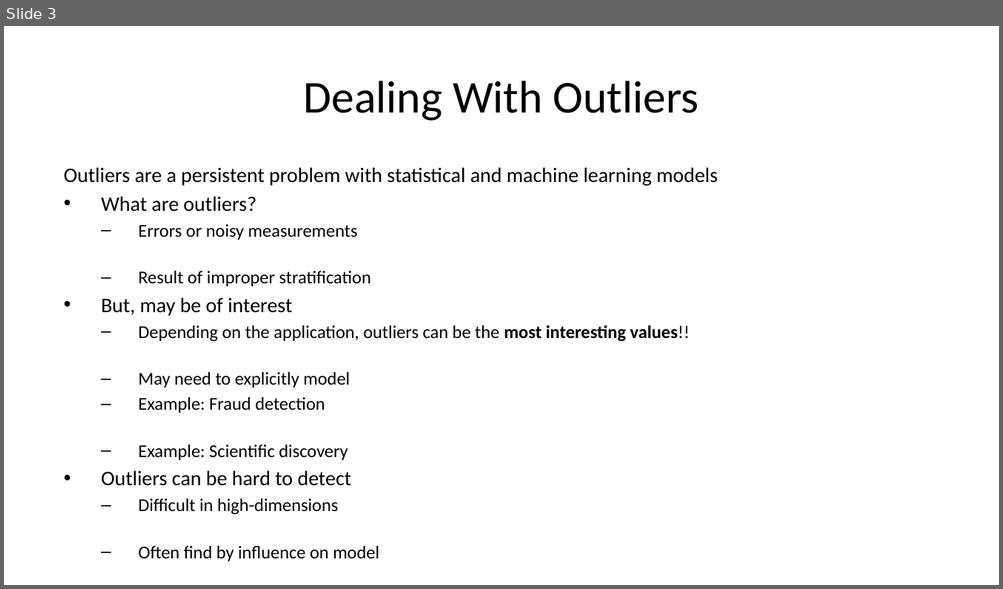
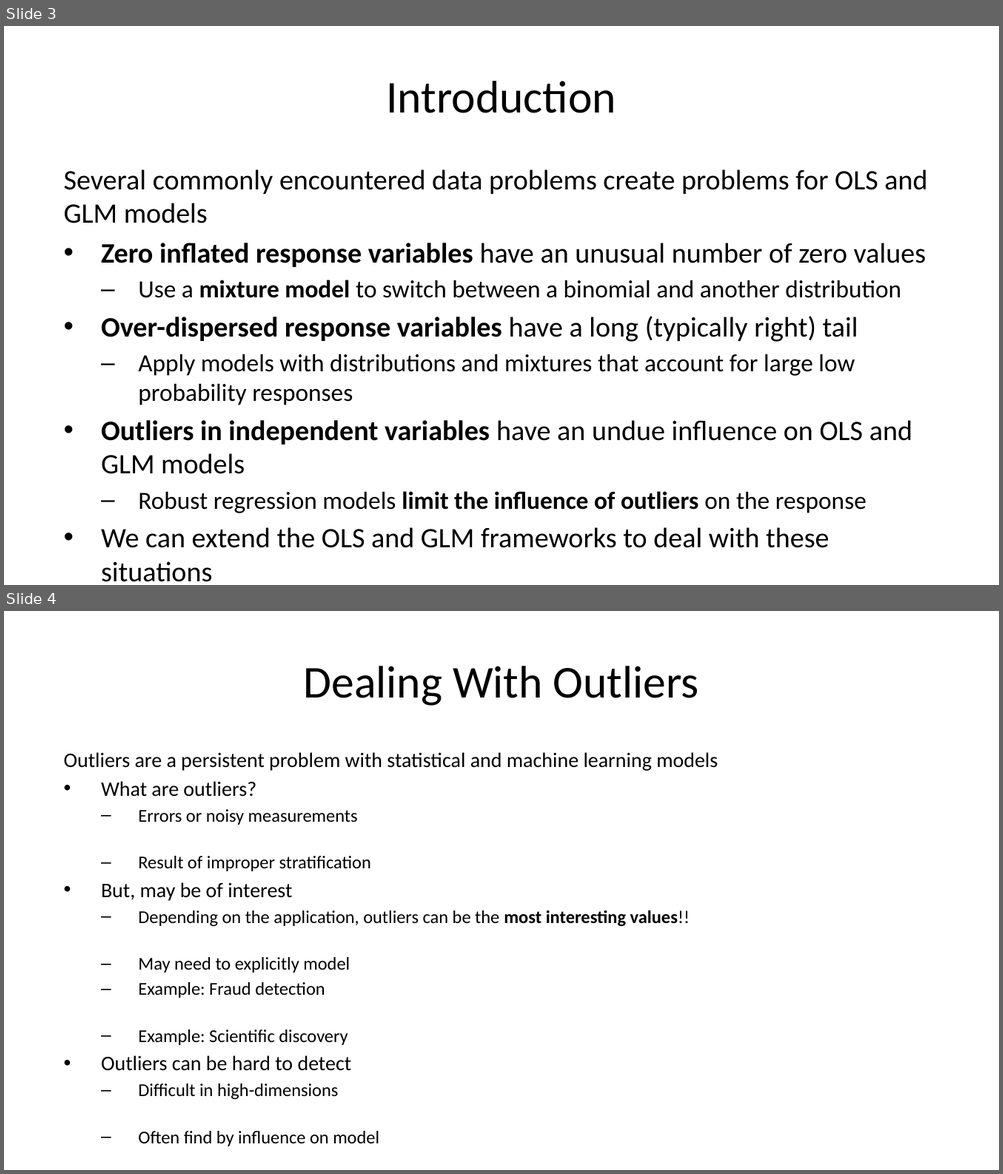
Before and after one commit to StephenElston/CSCI-E-83, a slide deck: LectureSlides/10b_ModelsFor OutliersAndOverdispersion.pptx. Shown one above the other, each under a label of ours: slide 3 before the commit, slides 3 and 4 after it. The pictures are 1003x589 and 1003x1174 pixels, drawn with LibreOffice and Linux fonts; fonts in the diff are those of the drawing. Boxes give left, top, right and bottom in pixels: in the first picture for what was removed or moved away, otherwise in the second. Text is boxed around its words. In the diff, an @@ line names an element or a change of style, - is before the commit and + after.

Commit message:
Added introduction slide

```diff
--- a/LectureSlides/10b_ModelsFor OutliersAndOverdispersion.pptx
+++ b/LectureSlides/10b_ModelsFor OutliersAndOverdispersion.pptx
@@ slide 3 added at (4, 26, 999, 585), background #FFFFFF @@
@@ title added at (387, 81, 616, 113), 33 pt, text #000000 @@
+Introduction
@@ text added at (64, 170, 927, 582), 20.4 pt, text #000000 @@
+Several commonly encountered data problems create problems for OLS and GLM models
+• Zero inflated response variables have an unusual number of zero values
+  – Use a mixture model to switch between a binomial and another distribution
+• Over-dispersed response variables have a long (typically right) tail
+  – Apply models with distributions and mixtures that account for large low probability responses
+• Outliers in independent variables have an undue influence on OLS and GLM models
+  – Robust regression models limit the influence of outliers on the response
+• We can extend the OLS and GLM frameworks to deal with these situations
@@ what was slide 3 is now slide 4 @@
```
Also in this commit, not shown: 1 slide changed.
